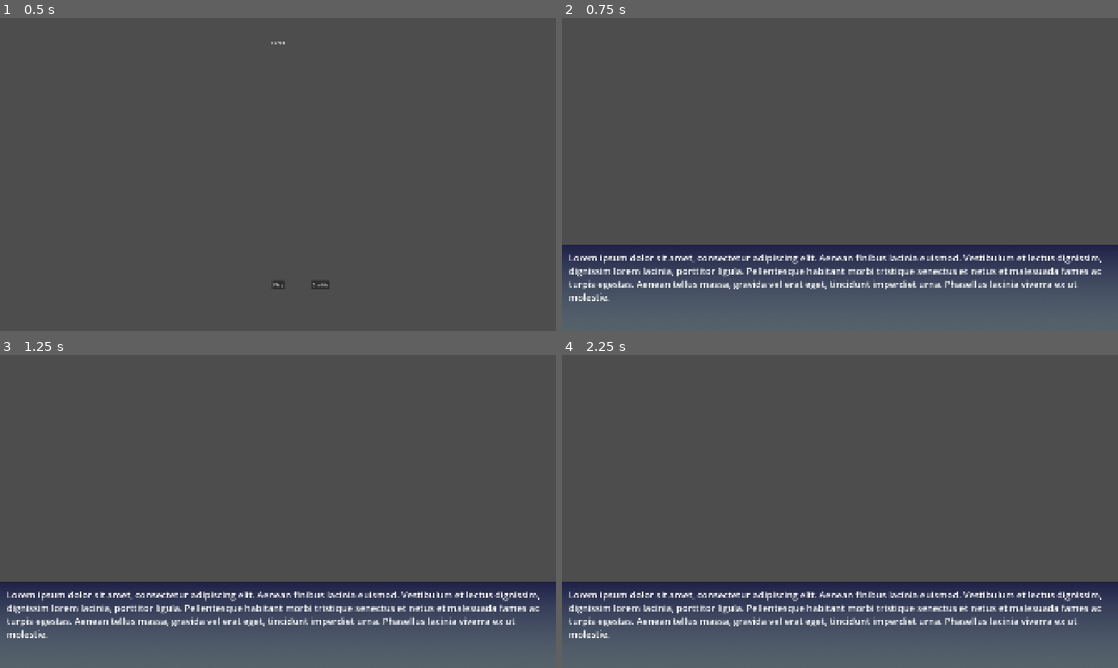
Above: before the commit, frames 1-4 (two rows, left to right).
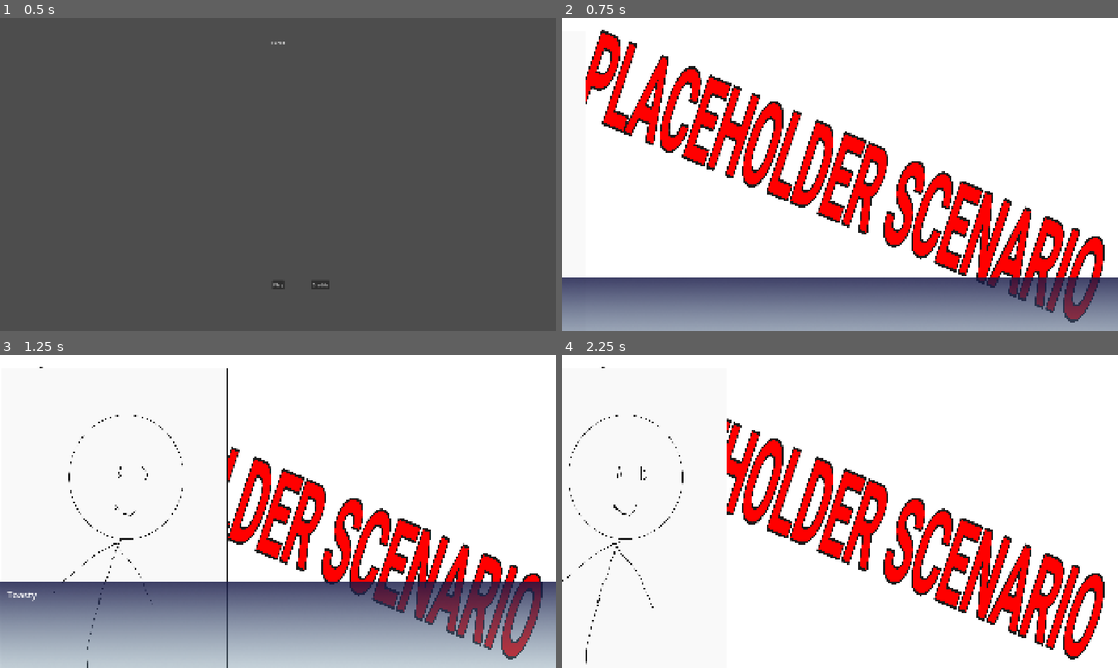
Above: after the commit, the same moments.

Repository: ricardobusta/globalgamejam2026
Game: Godot game, scene res://scenes/title.tscn
Two runs of this game, one before a commit and one after it. Both use one fixed random seed, a clock stepped at 60 frames per second and the inputs below.
Inputs (mouse positions are in pixels of both pictures, inside the frame that each line leads up to):
- Up to frame 1 (0.5 s): no input
- Up to frame 2 (0.75 s): click "Play" at 0.5 s
- Up to frame 3 (1.25 s): no input
- Up to frame 4 (2.25 s): move the mouse to (962, 495) at 1.27 s; click (962, 495) at 1.42 s; tap Enter at 2 s; move the mouse to (728, 527) at 2.02 s; click (728, 527) at 2.17 s

Frame 1 is identical in both runs. In frame 2, 97% of the frame differs, in the area x 0-100%, y 0-100%; in frame 3, 99%; in frame 4, 100%.
Error before the commit: Parse Error: Function "async_show_texts()" not found in base self. (res://code/vn/vn_controller.gd:59)

Commit message:
Fix compilation errors.

Diff:
--- a/furto/code/vn/gameplay_controller.gd
+++ b/furto/code/vn/gameplay_controller.gd
@@ -15,5 +15,5 @@
 	await vn_controller.show_text("a", null)
 	await vn_controller.show_text("b", null)
 
-	#var result = await vn_controller.show_options(["OptionA", "OptionB", "OptionC"])
-	#await vn_controller.show_text("Você escolheu {result}", null)
+	var result = await vn_controller.show_options(["OptionA", "OptionB", "OptionC"])
+	await vn_controller.show_text("Você escolheu {result}", null)
--- a/furto/code/vn/vn_controller.gd
+++ b/furto/code/vn/vn_controller.gd
@@ -56,7 +56,7 @@
 		vn_fade_panel.visible = false
 
 func show_text(text: String, character: CharacterRoot) -> void:
-	await async_show_texts([text], character)
+	await show_texts([text], character)
 
 func show_texts(texts: Array[String], character: CharacterRoot) -> void:
 	vn_text_panel.visible = true
@@ -82,7 +82,7 @@
 		tween.tween_property(vn_text_label, "visible_ratio", 1.0, text_duration)\
 		.set_trans(Tween.TRANS_LINEAR).set_ease(Tween.EASE_IN_OUT)
 		await tween.finished
-		await async_wait_for_click()
+		await wait_for_click()
 
 	tween = create_tween()
 	tween.tween_property(vn_text_panel, "position:y", vn_text_panel_off_y, vn_text_animate_duration)\
@@ -103,3 +103,6 @@
 		await get_tree().process_frame
 		if Input.is_mouse_button_pressed(MOUSE_BUTTON_LEFT):
 			return
+
+func show_options(options: Array[String]) -> int:
+	return 0
